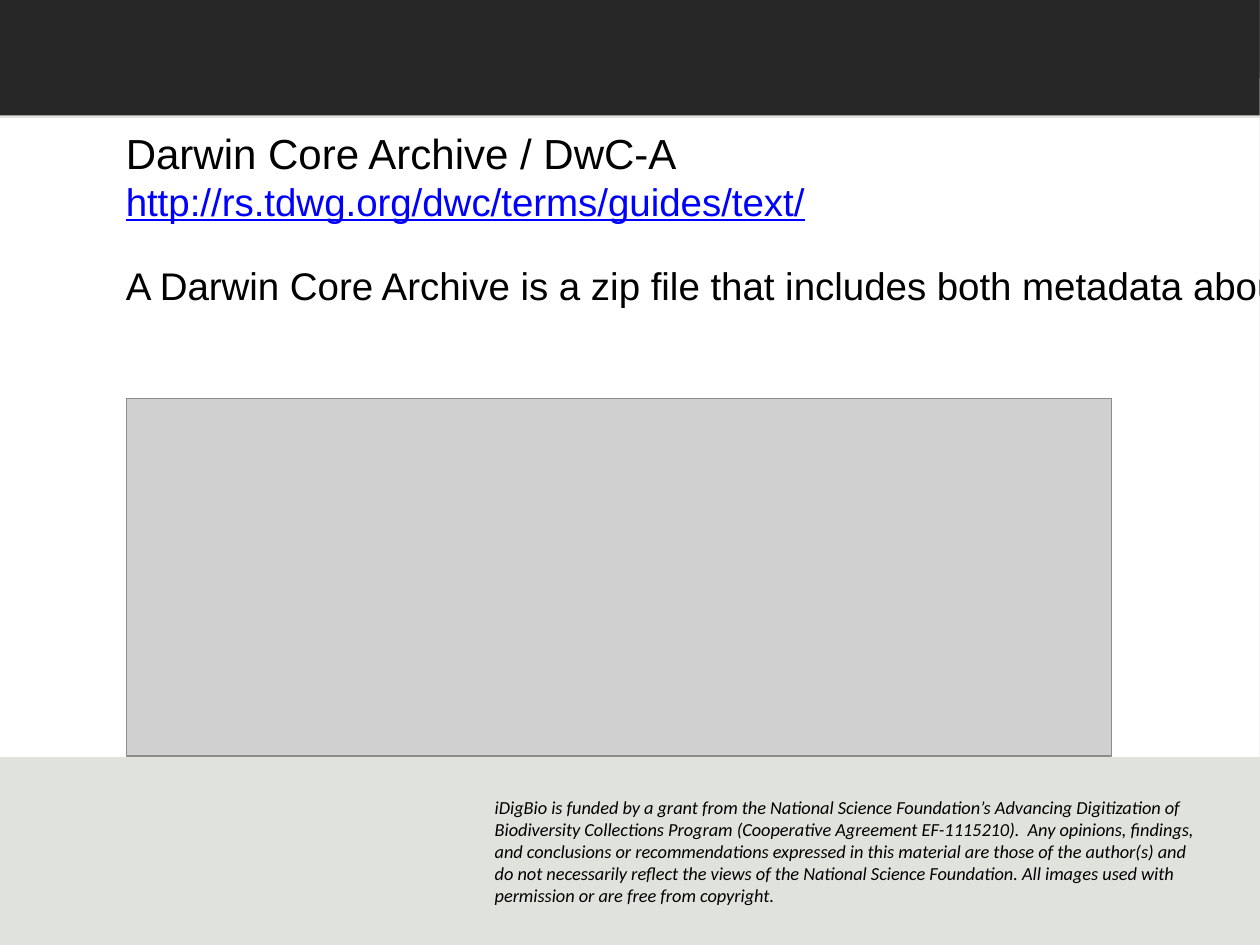
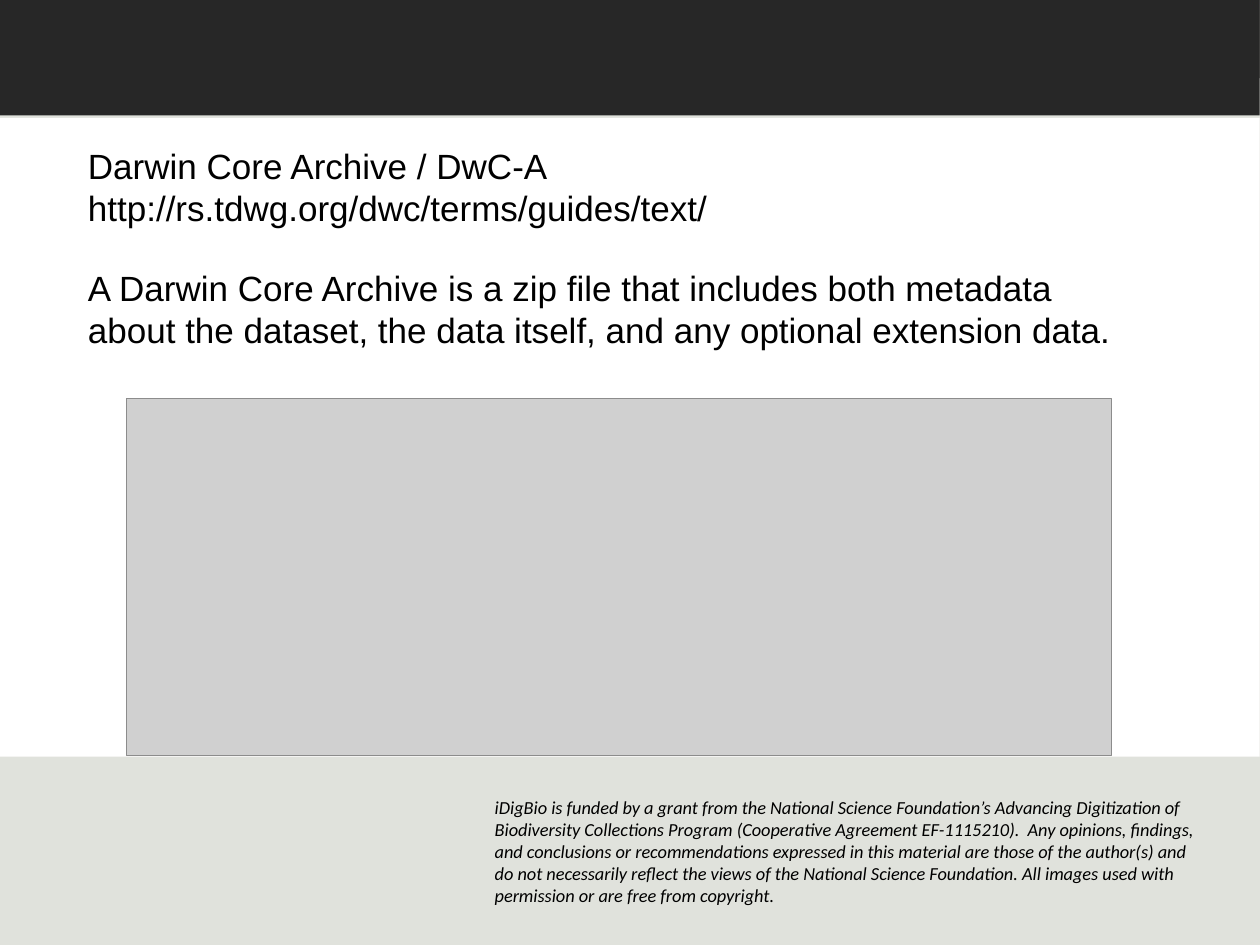
Before and after one commit to danstoner/idigbio-scratch, a slide deck: slide 8 of Dan_CYWG_2014.pptx. Drawn at 1260x945 pixels with LibreOffice and Linux fonts; fonts in the diff are those of the drawing; grey boxes stand for pictures; background and template pictures are left out. Boxes give left, top, right and bottom in pixels: in the first picture for what was removed or moved away, otherwise in the second. Text is boxed around its words. In the diff, an @@ line names an element or a change of style, - is before the commit and + after.

```diff
--- a/Dan_CYWG_2014.pptx
+++ b/Dan_CYWG_2014.pptx
@@ text "Darwin Core Archive / DwC-A": place and size @@
-text "Darwin Core Archive / DwC-A" at box(126, 138, 1182, 307)
+text "Darwin Core Archive / DwC-A" at box(88, 153, 1110, 350)
@@ text at box(88, 153, 707, 228): size 24 to 20 pt in "Darwin Core Archive / DwC-A"; size 22 to 20 pt, text colour #0000FF to #000000, underline off in "http://rs.tdwg.org/dwc/terms/guides/text/" @@
@@ text at box(88, 275, 1110, 350): text changed; size 22 to 20 pt @@
-A Darwin Core Archive is a zip file that includes both metadata about the dataset, the data itself, and any optional extension data.
+A Darwin Core Archive is a zip file that includes both metadata
+about the dataset, the data itself, and any optional extension data.
```
Also in this commit, not shown: 2 other slides changed, 4 slides added, 1 slide removed.
